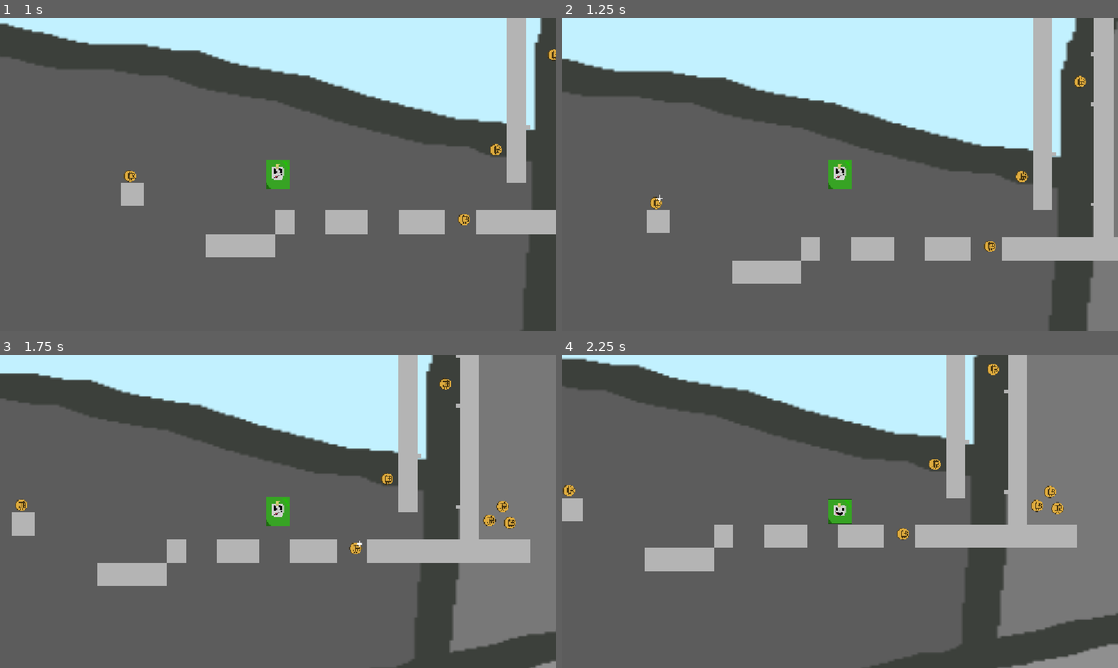
Above: before the commit, frames 1-4 (two rows, left to right).
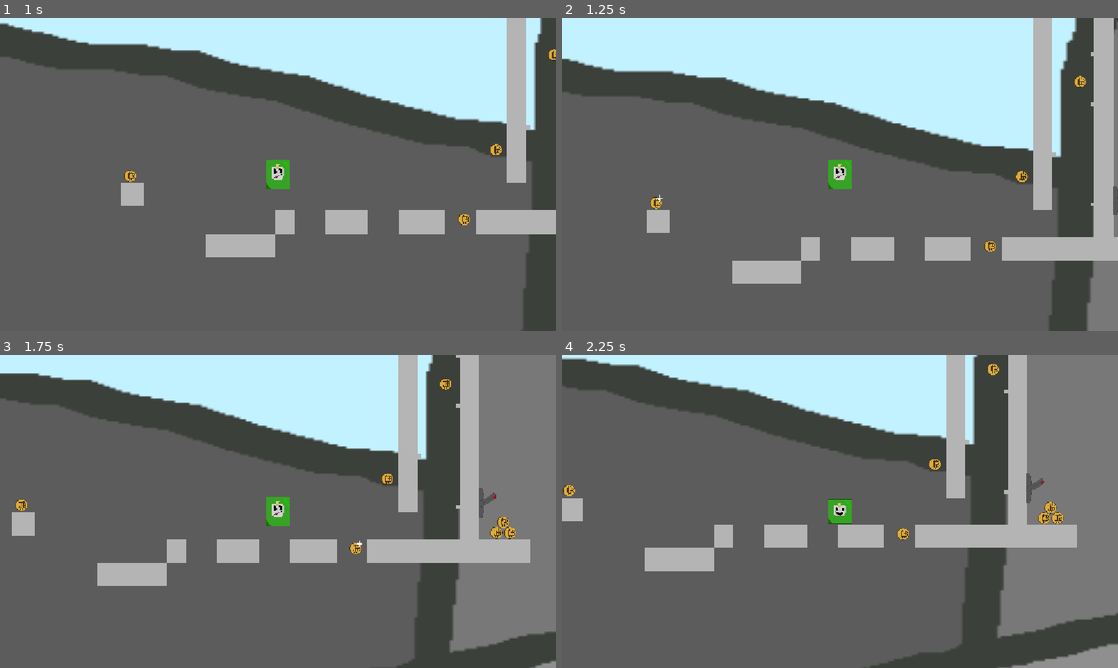
Above: after the commit, the same moments.

Repository: Tdem1/Haven-2026-Bounce-Back-Game-The-game
Game: Godot game, scene res://main.tscn
Same seed, same stepped clock (60 frames per second), same inputs: the game is played once before the commit and once after it.
Inputs:
- Up to frame 1 (1 s): hold Right (right) from 0.53 s (still down); tap Up (up) at 0.77 s
- Up to frame 2 (1.25 s): keep holding Right (right)
- Up to frame 3 (1.75 s): keep holding Right (right); tap Up (up) at 1.52 s
- Up to frame 4 (2.25 s): release Right (right) at 2.03 s; hold A (left) from 2.03 s (still down)

Frame 1 is identical in both runs. In frame 2, less than 0.1% of the frame differs, in the area x 99-100%, y 53-63%; in frame 3, 0.5%, in the area x 86-93%, y 42-59%; in frame 4, 0.5%.

Commit message:
v1 again...

Diff:
--- a/bounce-back-godot/Level_1.tscn
+++ b/bounce-back-godot/Level_1.tscn
@@ -3,6 +3,7 @@
 [ext_resource type="Texture2D" uid="uid://br858wtasriv6" path="res://images/stepping-stone.png" id="1_n0r7v"]
 [ext_resource type="PackedScene" uid="uid://d2g5r2lv8mcfn" path="res://coin.tscn" id="2_kidjj"]
 [ext_resource type="PackedScene" uid="uid://6nvteqthm4rt" path="res://player.tscn" id="3_65pcf"]
+[ext_resource type="PackedScene" uid="uid://caaaib4yxiuv6" path="res://switch.tscn" id="4_a0j4s"]
 
 [sub_resource type="PhysicsMaterial" id="PhysicsMaterial_h2yge"]
 
@@ -116,16 +117,21 @@
 position = Vector2(-361, -144)
 
 [node name="Coin7" parent="CoinSet" unique_id=926570440 instance=ExtResource("2_kidjj")]
-position = Vector2(1633, -139)
+position = Vector2(1635, -73)
 
 [node name="Coin8" parent="CoinSet" unique_id=1418855102 instance=ExtResource("2_kidjj")]
-position = Vector2(1579, -81)
+position = Vector2(1608, -30)
 
 [node name="Coin9" parent="CoinSet" unique_id=1095052269 instance=ExtResource("2_kidjj")]
-position = Vector2(1664, -71)
+position = Vector2(1664, -30)
 
 [node name="Coin10" parent="CoinSet" unique_id=796010014 instance=ExtResource("2_kidjj")]
 position = Vector2(1396, -646)
 
+[node name="switch" parent="." unique_id=129136398 instance=ExtResource("4_a0j4s")]
+position = Vector2(1586, -152)
+rotation = 1.5699859
+scale = Vector2(2.0401282, 1.7599413)
+
 [connection signal="get_coin" from="CoinSet/Coin" to="Player" method="_on_coin_get_coin"]
 [connection signal="get_coin" from="CoinSet/Coin2" to="Player" method="_on_coin_get_coin"]
--- /dev/null
+++ b/bounce-back-godot/switch.gd
@@ -0,0 +1 @@
+extends StaticBody2D
--- /dev/null
+++ b/bounce-back-godot/switch.tscn
@@ -0,0 +1,29 @@
+[gd_scene format=3 uid="uid://caaaib4yxiuv6"]
+
+[ext_resource type="Script" uid="uid://dit0h17clg4mm" path="res://switch.gd" id="1_8307x"]
+[ext_resource type="Texture2D" uid="uid://mp3vy2bpepvk" path="res://images/lever.png" id="2_ds62l"]
+
+[sub_resource type="CircleShape2D" id="CircleShape2D_eae6q"]
+radius = 25.079872
+
+[sub_resource type="RectangleShape2D" id="RectangleShape2D_tdrg0"]
+size = Vector2(60, 12)
+
+[node name="switch" type="StaticBody2D" unique_id=1017136601]
+collision_layer = 255
+collision_mask = 255
+script = ExtResource("1_8307x")
+
+[node name="Sprite2D" type="Sprite2D" parent="." unique_id=1566866750]
+scale = Vector2(0.6, 0.6)
+texture = ExtResource("2_ds62l")
+
+[node name="Area2D" type="Area2D" parent="." unique_id=2019624010]
+
+[node name="CollisionShape2D" type="CollisionShape2D" parent="Area2D" unique_id=1268887647]
+position = Vector2(-2, 1)
+shape = SubResource("CircleShape2D_eae6q")
+
+[node name="CollisionShape2D" type="CollisionShape2D" parent="." unique_id=1676547045]
+position = Vector2(0, 21)
+shape = SubResource("RectangleShape2D_tdrg0")
Not shown, added: bounce-back-godot/images/AND gate - closed.png.import
Not shown, added: bounce-back-godot/images/AND gate - opening.png.import
Not shown, added: bounce-back-godot/images/AND gate - ready.png.import
Not shown, added: bounce-back-godot/images/AND gate - still opening.png.import
Not shown, added: bounce-back-godot/switch.gd.uid
